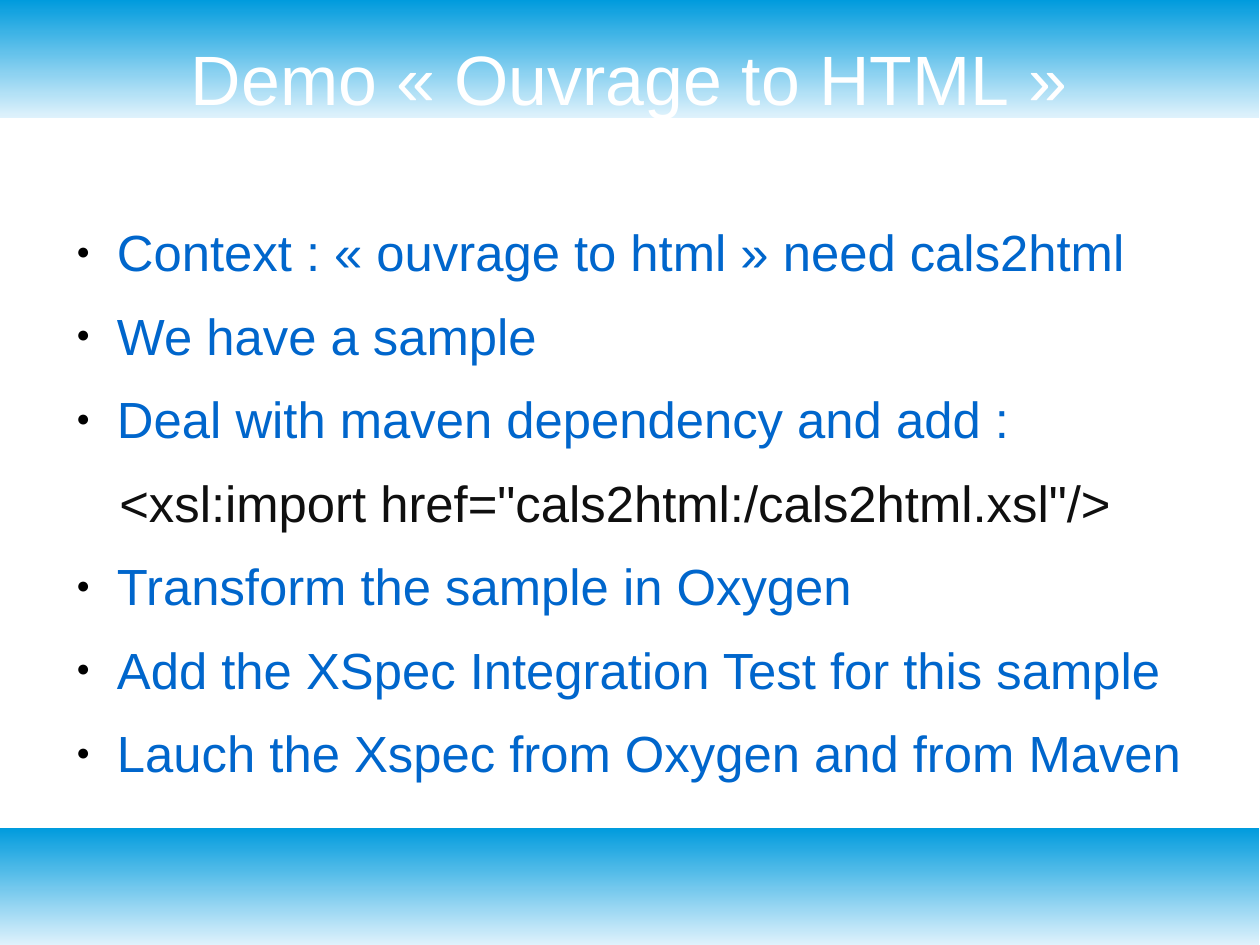
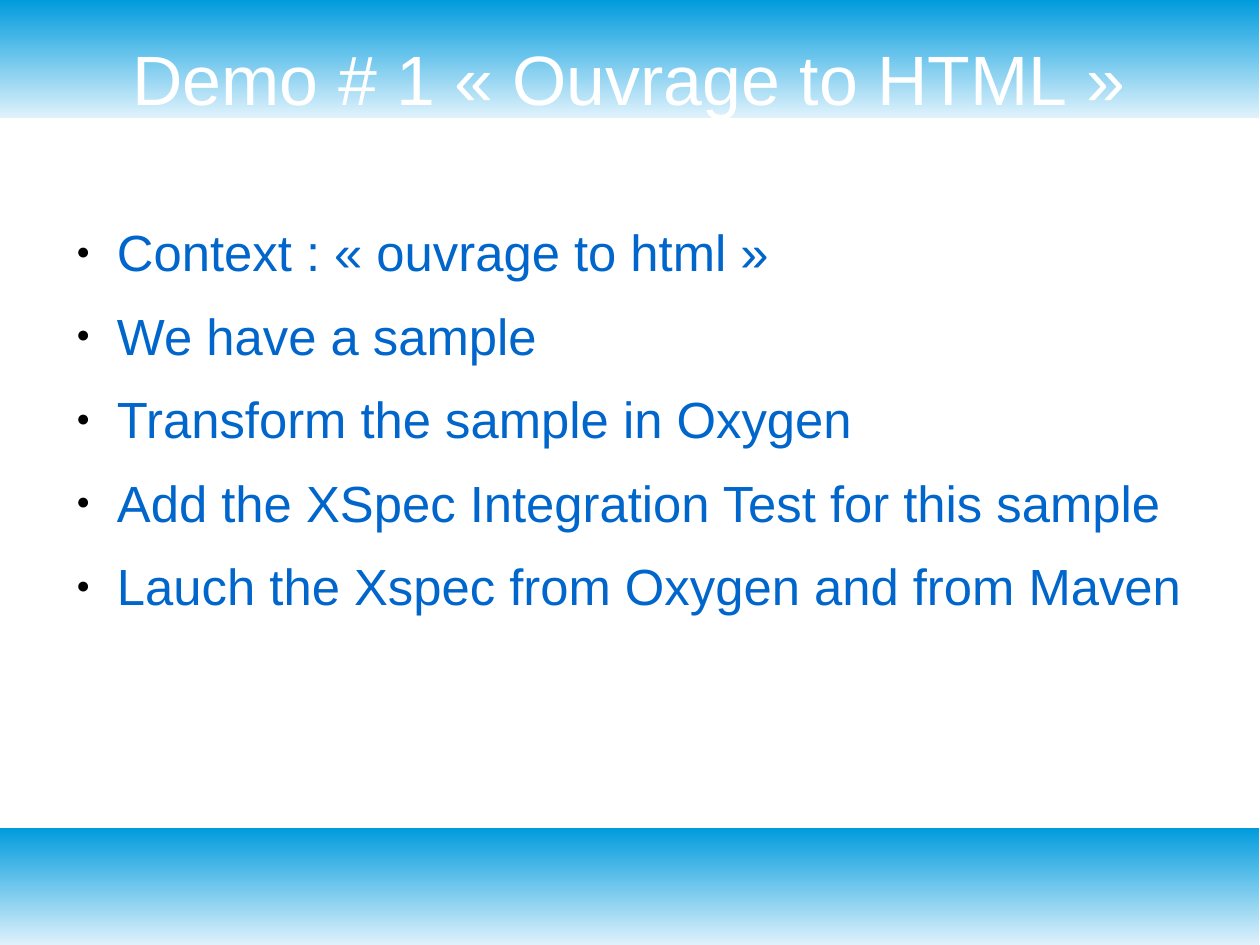
Before and after one commit to mricaud/xml-prague-2018-xspec-integration-testing, a slide deck: slide 5 of xml-prague-2018-xspec-user-meetup-it.odp (slide 4 before the commit). Drawn at 1260x945 pixels with LibreOffice and Linux fonts; fonts in the diff are those of the drawing; background and template pictures are left out. Boxes give left, top, right and bottom in pixels: in the first picture for what was removed or moved away, otherwise in the second. Text is boxed around its words. In the diff, an @@ line names an element or a change of style, - is before the commit and + after.

Commit message:
Last update Don't use cals2html, this is not a presentation on dependencies

```diff
--- a/xml-prague-2018-xspec-user-meetup-it.odp
+++ b/xml-prague-2018-xspec-user-meetup-it.odp
@@ title at (133,49,1067,118): text changed @@
-Demo « Ouvrage to HTML »
+Demo # 1 « Ouvrage to HTML »
@@ text at (117,234,726,282): text changed @@
-● Context : « ouvrage to html » need cals2html
+● Context : « ouvrage to html »
@@ text at (117,401,1110,532): paragraphs removed @@
-● Deal with maven dependency and add :
-<xsl:import href="cals2html:/cals2html.xsl"/>
```
Also in this commit, not shown: 3 other slides changed, 3 slides added, 6 other files.
